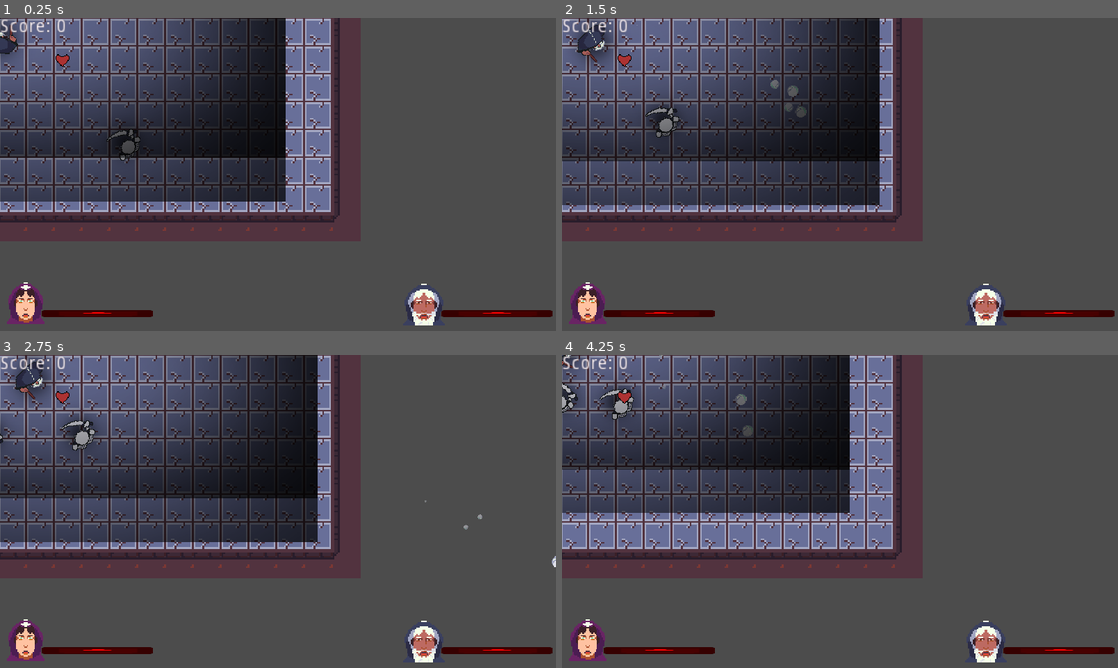
Above: before the commit, frames 1-4 (two rows, left to right).
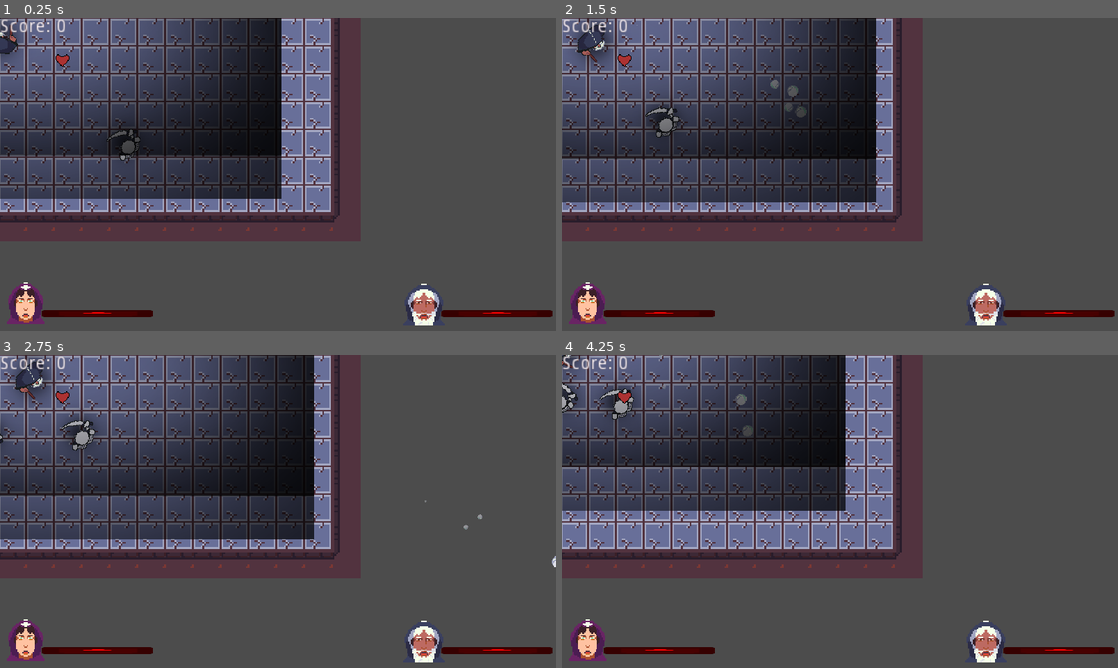
Above: after the commit, the same moments.

Repository: SuperBrainBro/SecondThoughts
Game: Godot game, scene res://Main/Main.tscn
The game is run twice, just before and just after one commit, with the same random seed, the same clock (stepped at 60 frames per second) and the same inputs. The engine's default icon, where the game draws it, is replaced by a stand-in: a white triangle on a blue panel in a dark square.
Inputs (mouse positions are in pixels of both pictures, inside the frame that each line leads up to):
- Up to frame 1 (0.25 s): no input
- Up to frame 2 (1.5 s): move the mouse to (962, 158) at 0.52 s; hold D (move_right) 0.53-1.28 s; click (962, 158) at 0.6 s; move the mouse to (728, 190) at 1.27 s; hold S (move_down) from 1.28 s (still down); tap Tab (change_player) at 1.35 s
- Up to frame 3 (2.75 s): move the mouse to (333, 442) at 2.02 s; release S (move_down) at 2.03 s; hold D (move_right) from 2.03 s (still down); click (333, 442) at 2.1 s
- Up to frame 4 (4.25 s): move the mouse to (812, 574) at 2.77 s; release D (move_right) at 2.78 s; hold W (move_up) 2.78-3.53 s; tap Tab (change_player) at 2.85 s; move the mouse to (1006, 558) at 3.52 s; hold A (move_left) from 3.53 s (still down); click (1006, 558) at 3.6 s

The runs differ from the first frame. In frame 1, 1.1% of the frame differs, in the area x 0-52%, y 0-59%; in frame 2, 1.2%, in the area x 0-58%, y 0-60%; in frame 3, 1.2%; in frame 4, 1.2%.
Error in both runs: Trying to assign value of type 'Node2D' to a variable of type 'Camera2D'. (res://Main/Main.gd:12)

Commit message:
Added enemy health

Diff:
--- a/WGJ136/Enemy/Enemy.gd
+++ b/WGJ136/Enemy/Enemy.gd
@@ -8,13 +8,11 @@
 
 export var follow_speed: float
 export var damage: float = 1
-export var max_health: float
+export var health: float
 export var frozen: bool
 
 export var is_ghost: bool
 export var is_fire_archer: bool
-
-onready var health: float = max_health
 
 var target_player
 
@@ -39,16 +37,20 @@
 			if body is Player:
 				body.health -= damage
 
+func _process(delta: float) -> void:
+	if health <= 0:
+		queue_free()
+
 func on_Enemy_area_entered(area: Area2D):
 	if area is Fireball:
 		if area.fireMode == true:
 			print("fireMode was fire, so enemy was killed")
 			area.queue_free()
 			if not is_fire_archer:
-				queue_free()
+				health -= 2
 		if area.fireMode == false:
 			print("fireMode was ice, so enemy was frozen")
-			area.queue_free()
+			health -= 1
 			if is_fire_archer:
 				queue_free()
 			frozen = true
--- a/WGJ136/Enemy/Ogre.tscn
+++ b/WGJ136/Enemy/Ogre.tscn
@@ -4,3 +4,4 @@
 
 [node name="Ogre" instance=ExtResource( 1 )]
 follow_speed = 30.0
+health = 5.0
--- a/WGJ136/Enemy/Skeleton.tscn
+++ b/WGJ136/Enemy/Skeleton.tscn
@@ -5,6 +5,7 @@
 
 [node name="Skeleton" instance=ExtResource( 2 )]
 follow_speed = 60.0
+health = 3.0
 
 [node name="Sprite" parent="." index="1"]
 texture = ExtResource( 1 )
--- a/WGJ136/Main/Main.tscn
+++ b/WGJ136/Main/Main.tscn
@@ -183,7 +183,7 @@
 }
 
 [node name="Vignette" type="Node2D" parent="World/PlayerHolder/Player1/Camera2D"]
-scale = Vector2( 0.73, 0.62 )
+scale = Vector2( 0.72, 0.61 )
 __meta__ = {
 "_edit_lock_": true
 }
@@ -203,7 +203,7 @@
 }
 
 [node name="Vignette" type="Node2D" parent="World/PlayerHolder/Player2/Camera2D"]
-scale = Vector2( 0.73, 0.62 )
+scale = Vector2( 0.72, 0.61 )
 __meta__ = {
 "_edit_lock_": true
 }
Not shown, changed: WGJ136/.mono/metadata/ide_server_meta.txt
